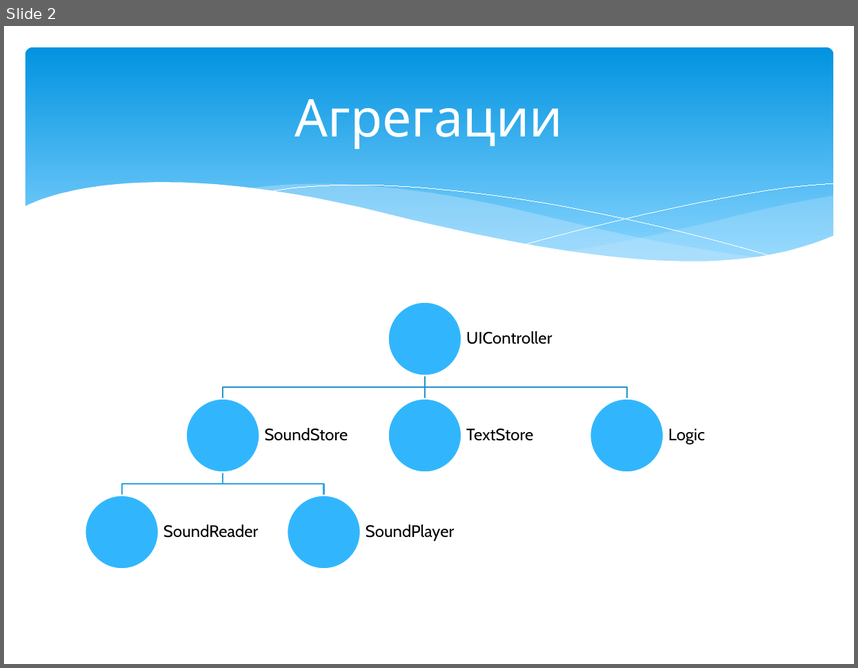
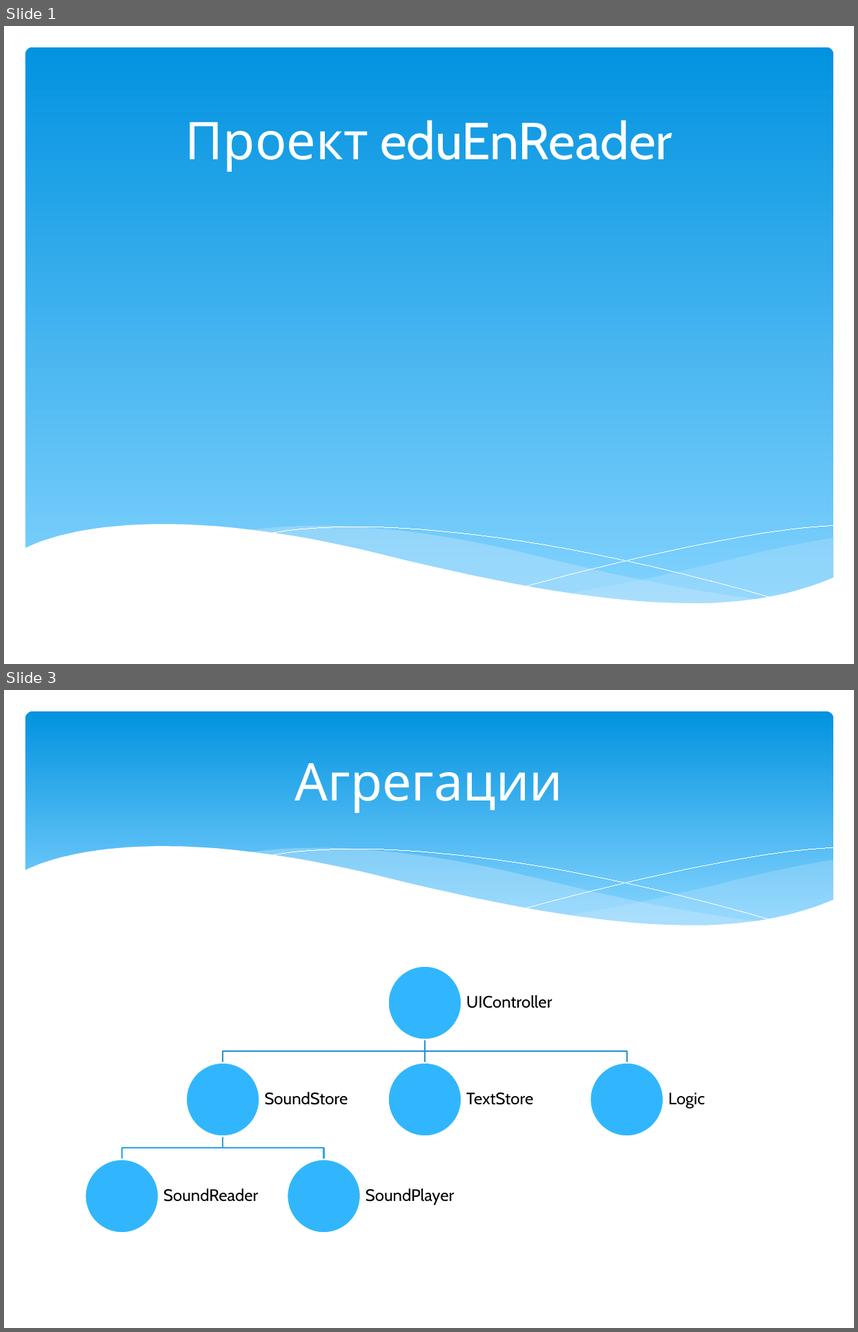
Before and after one commit to GVA-error/eduEnReader, a slide deck: Documentation/aboutClasses.pptx. Shown one above the other, each under a label of ours: slide 2 before the commit, slides 1 and 3 after it; the slides between them are not shown. The pictures are 858x668 and 858x1332 pixels, drawn with LibreOffice and Linux fonts; fonts in the diff are those of the drawing. Boxes give left, top, right and bottom in pixels: in the first picture for what was removed or moved away, otherwise in the second. Text is boxed around its words. In the diff, an @@ line names an element or a change of style, - is before the commit and + after.

```diff
--- a/Documentation/aboutClasses.pptx
+++ b/Documentation/aboutClasses.pptx
@@ slide 1 added at (4, 26, 854, 664), background #FFFFFF @@
@@ rounded rectangle added at (25, 47, 833, 608), fill gradient #0293E0 to #83D3FE @@
@@ text added at (185, 120, 673, 172), 44 pt, text #FFFFFF @@
+Проект eduEnReader
@@ group added at (23, 524, 835, 648): 5 freeform shapes @@
@@ what was slide 2 is now slide 3 @@
```
Also in this commit, not shown: 1 slide changed, 2 other slides added, 1 slide removed, 11 other files.
